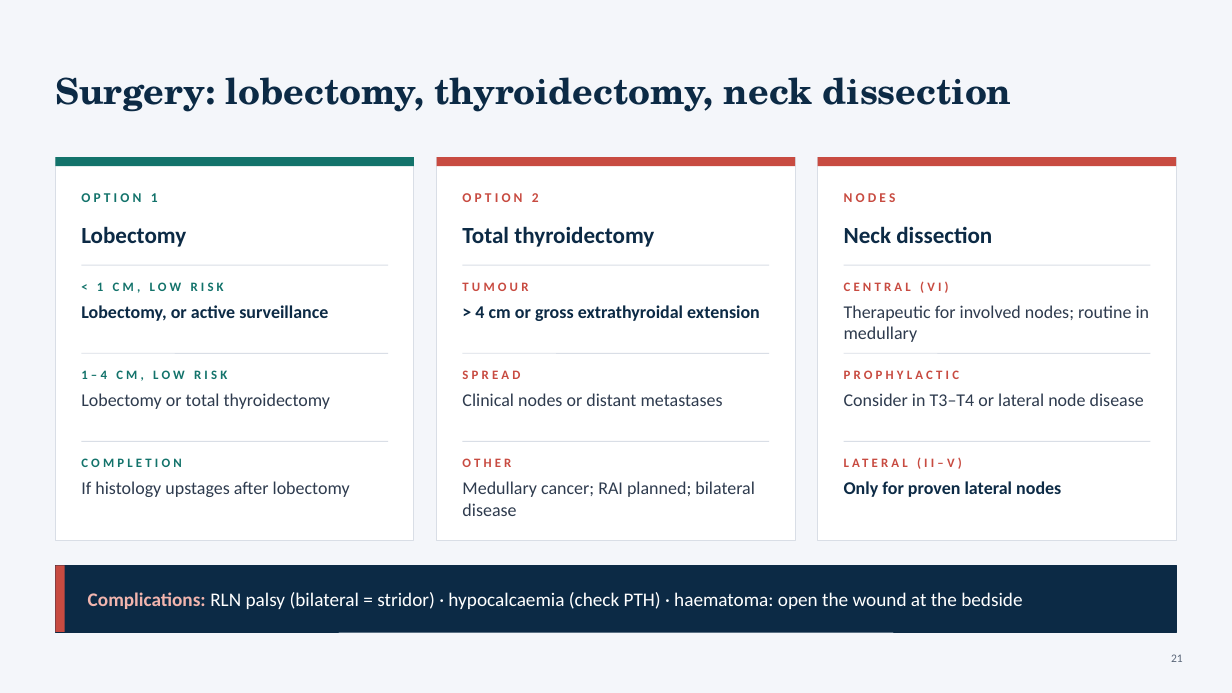
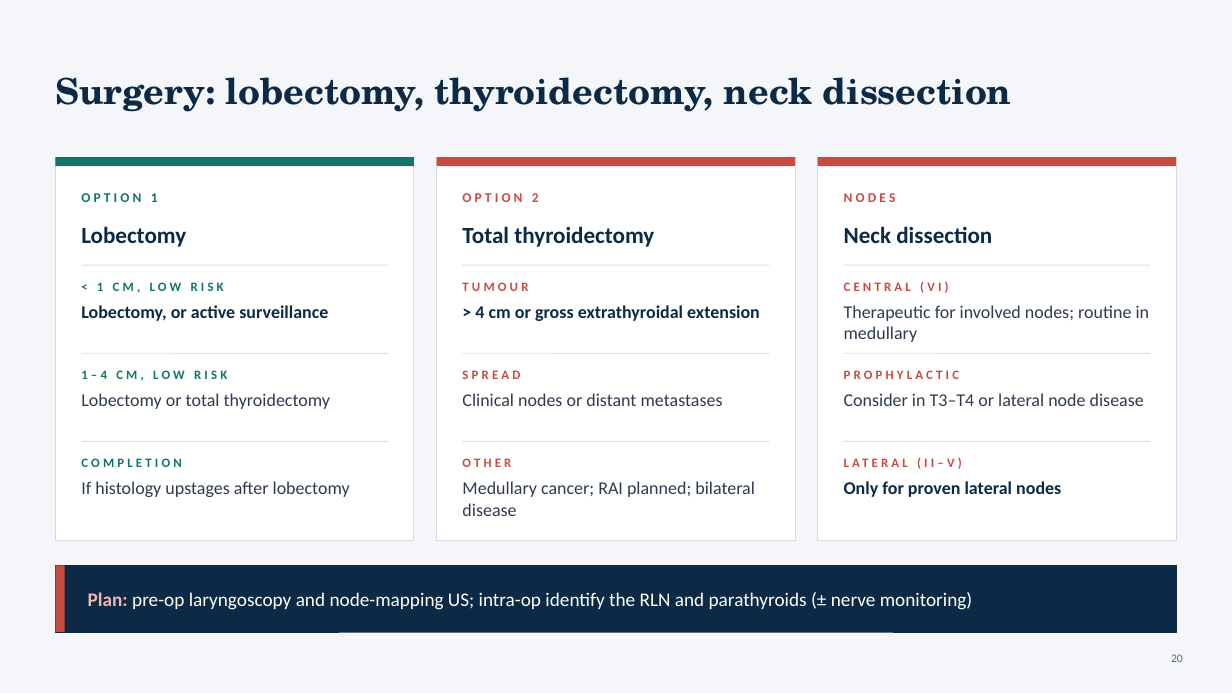
Before and after one commit to Anmo0/Claude-Code-Cloud-, a slide deck: slide 20 of thyroid-seminar/Thyroid_Tumors_Seminar.pptx (slide 21 before the commit). Drawn at 1232x693 pixels with LibreOffice and Linux fonts; fonts in the diff are those of the drawing. Boxes give left, top, right and bottom in pixels: in the first picture for what was removed or moved away, otherwise in the second. Text is boxed around its words. In the diff, an @@ line names an element or a change of style, - is before the commit and + after.

```diff
--- a/thyroid-seminar/Thyroid_Tumors_Seminar.pptx
+++ b/thyroid-seminar/Thyroid_Tumors_Seminar.pptx
@@ text at (x1=88, y1=592, x2=973, y2=610): text changed @@
-Complications: RLN palsy (bilateral = stridor) · hypocalcaemia (check PTH) · haematoma: open the wound at the bedside
+Plan: pre-op laryngoscopy and node-mapping US; intra-op identify the RLN and parathyroids (± nerve monitoring)
@@ page number at (x1=1171, y1=654, x2=1183, y2=662): text changed @@
-21
+20
```
Also in this commit, not shown: 2 slides added, 2 slides removed, 3 other files.
